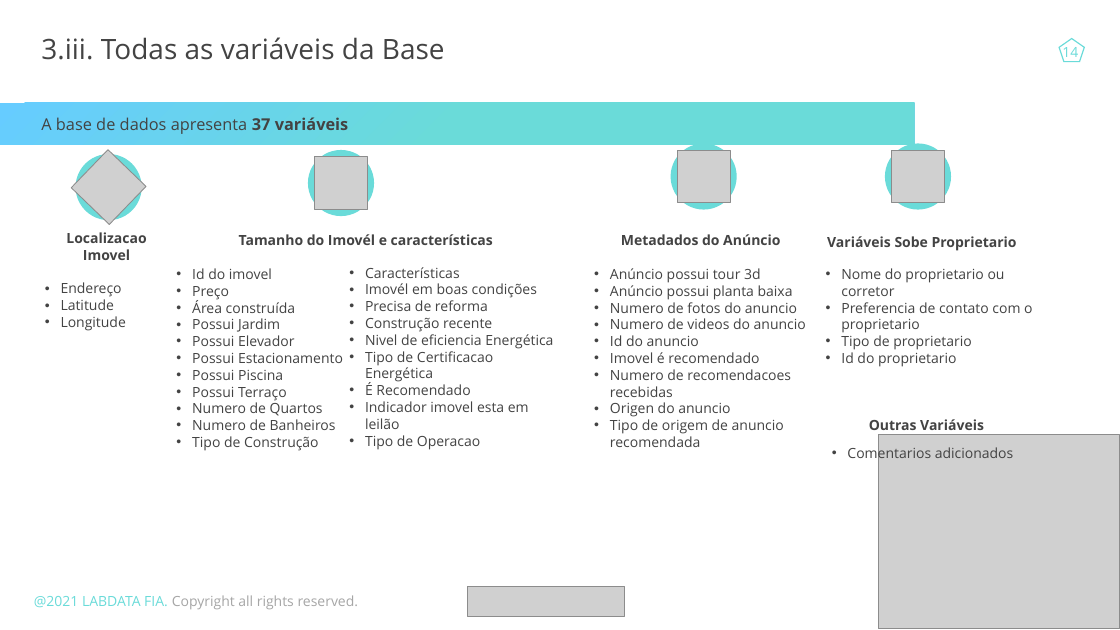
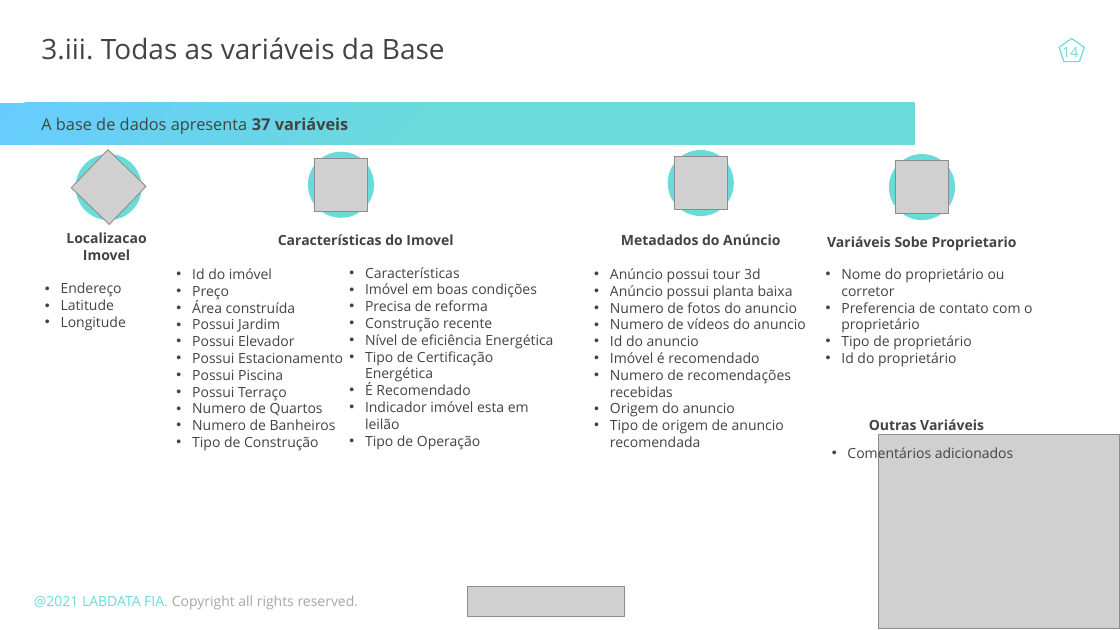
Before and after one commit to johnosd/MPAlugueisLisboa, a slide deck: slide 14 of Docs/TCC John Costa.pptx. Drawn at 1120x630 pixels with LibreOffice and Linux fonts; fonts in the diff are those of the drawing; grey boxes stand for pictures. Boxes give left, top, right and bottom in pixels: in the first picture for what was removed or moved away, otherwise in the second. Text is boxed around its words. In the diff, an @@ line names an element or a change of style, - is before the commit and + after.

```diff
--- a/Docs/TCC John Costa.pptx
+++ b/Docs/TCC John Costa.pptx
@@ ellipse: place and size @@
-ellipse at <box>670,144,737,210</box>
+ellipse at <box>668,150,734,217</box>
@@ picture: place and size @@
-picture at <box>677,150,730,203</box>
+picture at <box>675,156,728,209</box>
@@ ellipse: place and size @@
-ellipse at <box>886,144,952,210</box>
+ellipse at <box>889,154,955,220</box>
@@ picture: place and size @@
-picture at <box>891,150,944,203</box>
+picture at <box>896,160,949,213</box>
@@ text at <box>192,234,453,279</box>: text changed @@
-Tamanho do Imovél e características
-• Id do imovel
+Características do Imovel
+• Id do imóvel
@@ text at <box>841,268,1032,367</box>: text changed @@
-• Nome do proprietario ou corretor
-• Preferencia de contato com o proprietario
-• Tipo de proprietario
-• Id do proprietario
+• Nome do proprietário ou corretor
+• Preferencia de contato com o proprietário
+• Tipo de proprietário
+• Id do proprietário
@@ text at <box>365,283,537,298</box>: text changed @@
-• Imovél em boas condições
+• Imóvel em boas condições
@@ text at <box>365,334,553,383</box>: text changed @@
-• Nivel de eficiencia Energética
-• Tipo de Certificacao Energética
+• Nível de eficiência Energética
+• Tipo de Certificação Energética
@@ text at <box>610,352,791,417</box>: text changed @@
-• Imovel é recomendado
-• Numero de recomendacoes recebidas
-• Origen do anuncio
+• Imóvel é recomendado
+• Numero de recomendações recebidas
+• Origem do anuncio
@@ text at <box>365,401,529,450</box>: text changed @@
-• Indicador imovel esta em leilão
-• Tipo de Operacao
+• Indicador imóvel esta em leilão
+• Tipo de Operação
@@ text at <box>847,444,1013,462</box>: text changed @@
-• Comentarios adicionados
+• Comentários adicionados
```
Also in this commit, not shown: 10 other slides changed, 4 other files.
